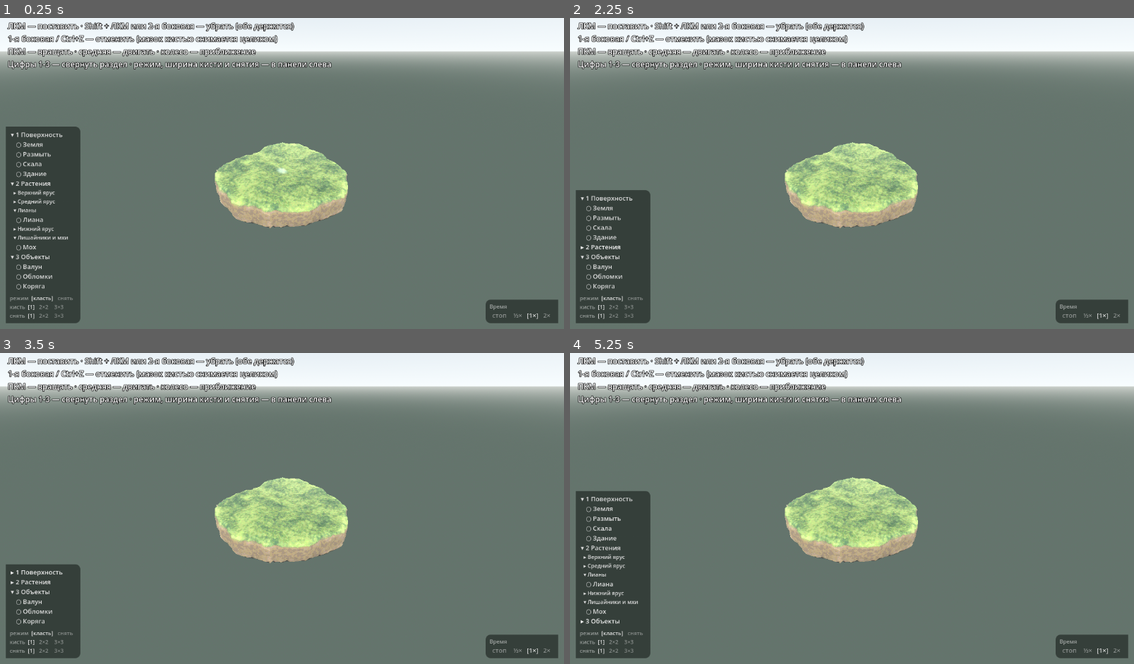
Above: before the commit, frames 1-4 (two rows, left to right).
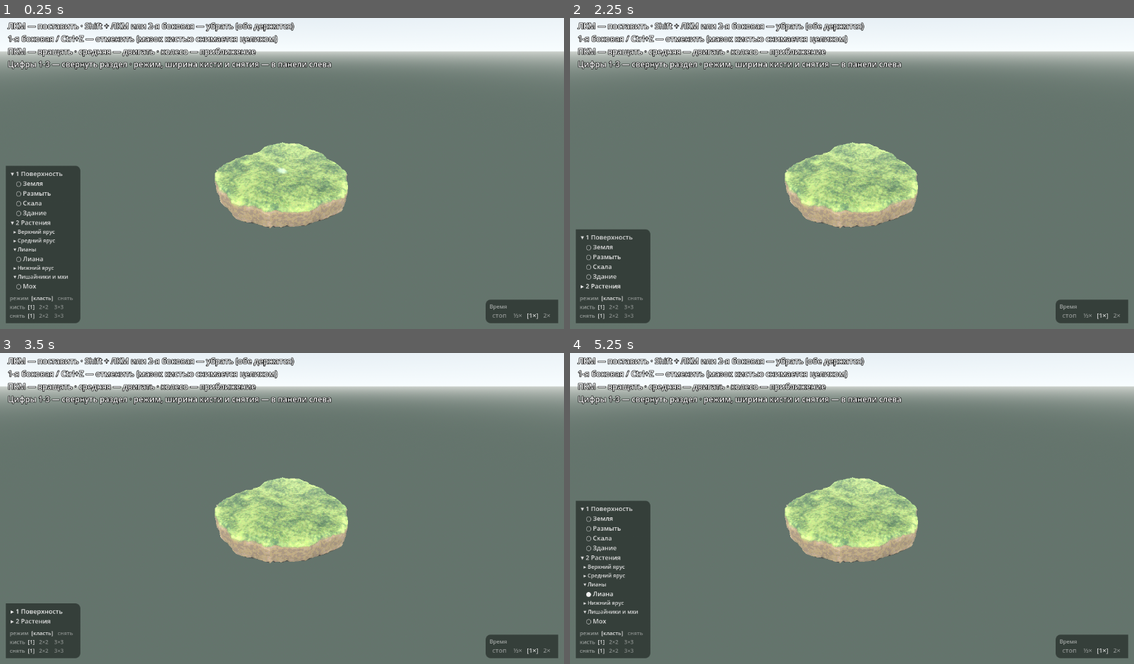
Above: after the commit, the same moments.

Repository: Vi223-TeaThreat/TeaTrap
Game: Godot game, scene res://Space.tscn
Two runs of this game, one before a commit and one after it. Both use one fixed random seed, a clock stepped at 60 frames per second and the inputs below.
Inputs (mouse positions are in pixels of both pictures, inside the frame that each line leads up to):
- Up to frame 1 (0.25 s): no input
- Up to frame 2 (2.25 s): click "▾ 1 Поверхность" at 0.5 s; click "▸ 1 Поверхность" at 1.25 s; click "▾ 2 Растения" at 2 s
- Up to frame 3 (3.5 s): click "▾ 1 Поверхность" at 2.75 s
- Up to frame 4 (5.25 s): click "▸ 1 Поверхность" at 3.5 s; click "▸ 2 Растения" at 4.25 s; click (615, 592) at 5 s, where only the run before the commit has a clickable "▾ 3 Объекты"

The runs differ from the first frame. In frame 1, 2.6% of the frame differs, in the area x 1-15%, y 34-88%; in frame 2, 2.0%; in frame 3, 1.8%; in frame 4, 1.2%.

Commit message:
Раздел «Объекты» скрыт, растения на стекле сажают двойным нажатием
ОБЪЕКТЫ убраны из панели: валуны, обломки и коряги пока рисуются заглушками,
и в демо друг тычет в них, получает непонятное и решает, что игра сломана.
Скрыт только показ — раздел и все карточки в Plants.gd целы, вернуть значит
опустошить HIDDEN_GROUPS. Заодно закрыт вход в _toggle_group: клавиша с
номером скрытого раздела осталась и роняла бы игру.

РАСТЕНИЯ на стекле теперь сажают двойным нажатием. Землю ведут удержанием,
палец лежит подолгу, и одиночная посадка роняла бы кочку на каждое касание
при лепке — а на стекле касание случается и когда просто примеряешься.
Снятие растений осталось одиночным: убирать — не то же, что сажать.

Кисть при удержании идёт ПО ПАЛЬЦУ, а не по подставному курсору. Курсор
следует за касанием сам, но после отрыва остаётся где был, и повторный мазок
уходил в старое место.

Diff:
--- a/SpaceMain.gd
+++ b/SpaceMain.gd
@@ -96,6 +96,12 @@
 	{"erase": true, "label": "снять"},
 ]
 
+# РАЗДЕЛЫ, СКРЫТЫЕ ИЗ ПАНЕЛИ. Валуны, обломки и коряги пока рисуются
+# заглушками и в демо только сбивают с толку: друг тычет в них, получает
+# непонятное и решает, что игра сломана. Сам раздел и все его карточки в
+# `Plants.gd` целы — чтобы вернуть, достаточно опустошить этот список.
+const HIDDEN_GROUPS: Array = [3]     # 3 — «Объекты»
+
 const SPEEDS := [
 	{"value": 0.0, "label": "стоп"},
 	{"value": 0.5, "label": "½×"},
@@ -879,6 +885,8 @@
 	# из них — иначе список занимал бы полэкрана.
 	for group in PlantsData.GROUPS:
 		var g: int = group["key"]
+		if g in HIDDEN_GROUPS:
+			continue
 		var head := _list_button()
 		head.pressed.connect(_toggle_group.bind(g))
 		column.add_child(head)
@@ -1014,6 +1022,10 @@
 
 
 func _toggle_group(group: int) -> void:
+	# Скрытый раздел не сворачивается: клавиша с его номером осталась, а самой
+	# строки в панели нет — без этой проверки цифра 3 роняла бы игру.
+	if not group_open.has(group):
+		return
 	group_open[group] = not group_open[group]
 	_refresh_toolbar()
 
@@ -1074,6 +1086,8 @@
 	# считаются по ширине шрифта и на мелком кегле разъезжаются.
 	for group in PlantsData.GROUPS:
 		var g: int = group["key"]
+		if g in HIDDEN_GROUPS:
+			continue
 		var open: bool = group_open[g]
 		# Номер оставляем: по нему раздел сворачивается с клавиатуры.
 		group_headers[g].text = "%s %d %s" % ["▾" if open else "▸", g, group["name"]]
@@ -1130,7 +1144,7 @@
 	# строки там не только занимают пол-экрана, но и врут — ни Shift, ни
 	# колеса, ни боковых кнопок на телефоне нет.
 	if _touch_ui():
-		label.text = "Палец ведёт кисть · два пальца двигают вид\nЧто кисть делает — в панели слева"
+		label.text = "Палец ведёт кисть · растения — двойным нажатием\nДва пальца двигают вид · что класть — в панели слева"
 		label.add_theme_font_size_override("font_size", 15 * ui_scale)
 	else:
 		label.text = "ЛКМ — поставить · Shift + ЛКМ или 2-я боковая — убрать (обе держатся)\n1-я боковая / Ctrl+Z — отменить (мазок кистью снимается целиком)\nПКМ — вращать · средняя — двигать · колесо — приближение\nЦифры 1-3 — свернуть раздел · режим, ширина кисти и снятия — в панели слева"
@@ -1231,7 +1245,12 @@
 	if _hold_wait > 0.0:
 		return
 	_hold_wait = _hold_step()
-	_apply_at(get_viewport().get_mouse_position(), held_erase)
+	# Пока палец на стекле, ведём кисть ПО ПАЛЬЦУ, а не по подставному курсору:
+	# курсор идёт за касанием сам, но у него своя жизнь — после отрыва он
+	# остаётся там, где был, и повторный мазок уходил бы в старое место.
+	var at: Vector2 = _touch_pos if not _touches.is_empty() \
+		else get_viewport().get_mouse_position()
+	_apply_at(at, held_erase)
 
 
 func _unhandled_input(event: InputEvent) -> void:
@@ -1240,6 +1259,8 @@
 			orbiting = event.pressed
 		elif event.button_index == MOUSE_BUTTON_MIDDLE:
 			panning = event.pressed
+		elif event.button_index == MOUSE_BUTTON_LEFT and _plant_tap(event):
+			pass                # растение на стекле сажают двойным нажатием
 		elif event.button_index == MOUSE_BUTTON_LEFT:
 			# Кисть ведут НАЖАТИЕМ И УДЕРЖАНИЕМ. Пока кнопка держится, мазок
 			# повторяется сам — иначе насыпать холм значит долбить по кнопке
@@ -1286,17 +1307,53 @@
 const TOUCH_PAN: float = 0.0022    # палец грубее мыши — шаг панорамы крупнее
 const TWIST_DEAD: float = 0.35     # градусы: дрожание пальцев — ещё не поворот
 
+const TAP_AGAIN: float = 0.45      # секунд между нажатиями, чтобы счесть их двойным
+const TAP_NEAR: float = 44.0       # ...и насколько близко второе к первому, в точках
+
 var _touches: Dictionary = {}      # палец -> где он сейчас
+var _touch_pos: Vector2 = Vector2.ZERO   # где палец, ведущий кисть
+var _tap_time: float = -10.0
+var _tap_pos: Vector2 = Vector2.ZERO
 var _gesture_on: bool = false
 var _pinch_span: float = 0.0       # расстояние между пальцами
 var _pinch_mid: Vector2 = Vector2.ZERO
 var _pinch_turn: float = 0.0       # наклон линии между пальцами, радианы
 
 
+# РАСТЕНИЯ НА СТЕКЛЕ САЖАЮТ ДВОЙНЫМ НАЖАТИЕМ, а не одиночным.
+#
+# Землю и камень ведут удержанием, и палец на них лежит подолгу. Если тем же
+# движением сажать, то каждое касание при лепке роняло бы кочку — а на стекле
+# касание случается и когда просто примеряешься, куда ткнуть.
+#
+# Возвращает true, если событие разобрано здесь и обычному удержанию его
+# отдавать не нужно. На мыши всегда false: там ничего не меняется.
+func _plant_tap(event: InputEventMouseButton) -> bool:
+	if not _touch_ui() or not PlantsData.is_plant(current_tool):
+		return false
+	if erase_mode or event.shift_pressed:
+		return false             # снятие оставляем одиночным: убирать — не сажать
+	if not event.pressed:
+		return true              # отпускание гасим: проведения тут нет
+	var now: float = float(Time.get_ticks_msec()) / 1000.0
+	var near: bool = event.position.distance_to(_tap_pos) < TAP_NEAR * float(ui_scale)
+	if now - _tap_time < TAP_AGAIN and near:
+		_open_group()            # посадка — одна отмена, как и мазок
+		_apply_at(event.position, false)
+		_close_group()
+		_tap_time = -10.0        # третье нажатие подряд — уже не двойное
+	else:
+		_tap_time = now
+		_tap_pos = event.position
+	return true
+
+
 func _touch_input(event: InputEvent) -> void:
 	if event is InputEventScreenTouch:
 		if event.pressed:
 			_touches[event.index] = event.position
+			if _touches.size() == 1:
+				_touch_pos = event.position
 			if _touches.size() == 2:
 				# Второй палец означает «я двигаю камеру, а не леплю».
 				# Мазок, успевший лечь под первым пальцем, снимаем: щипок,
@@ -1313,6 +1370,8 @@
 		_touches[event.index] = event.position
 		if _gesture_on and _touches.size() >= 2:
 			_gesture_update()
+		elif _touches.size() == 1:
+			_touch_pos = event.position
 
 
 # Считаем по ДВУМ ПЕРВЫМ пальцам. Третий и дальше игнорируем: ладонь, легшая
Not shown, changed: README.md
Not shown, changed: docs/index.html
Not shown, changed: docs/index.pck
